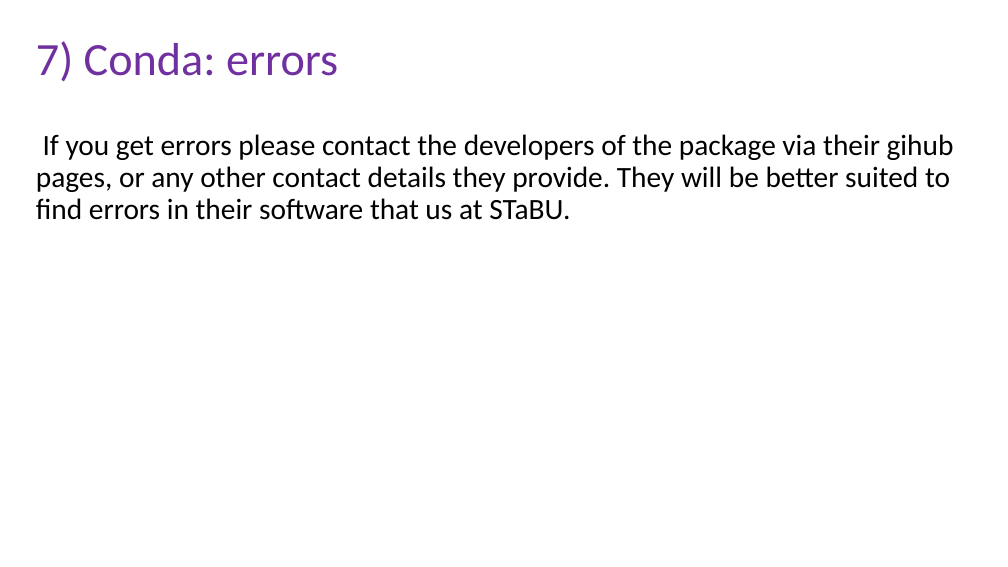
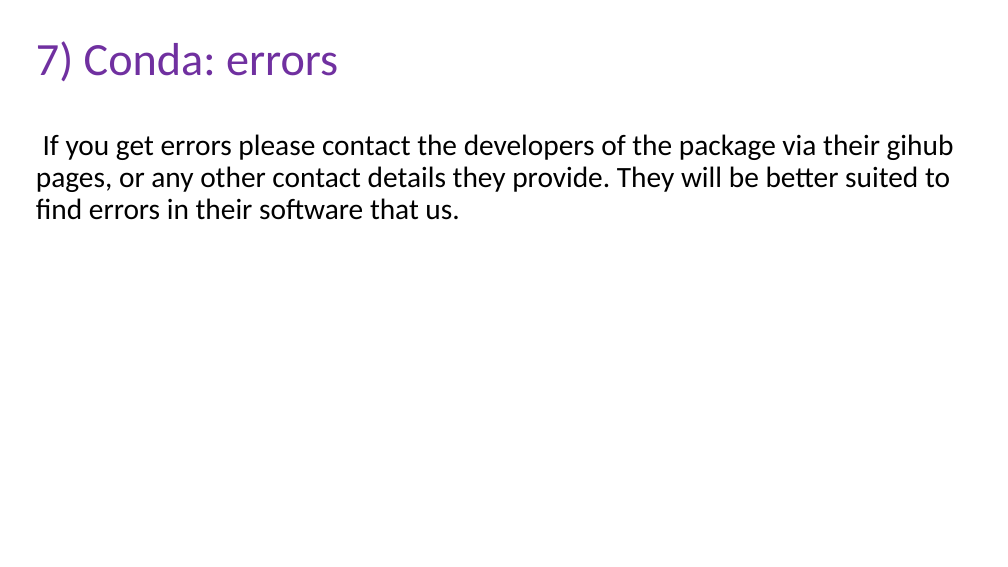
Before and after one commit to peterthorpe5/Sys_admin, a slide deck: slide 15 of cluster_course/powerpoint/7_Conda.pptx. Drawn at 1008x567 pixels with LibreOffice and Linux fonts; fonts in the diff are those of the drawing. Boxes give left, top, right and bottom in pixels: in the first picture for what was removed or moved away, otherwise in the second. Text is boxed around its words. In the diff, an @@ line names an element or a change of style, - is before the commit and + after.

```diff
--- a/cluster_course/powerpoint/7_Conda.pptx
+++ b/cluster_course/powerpoint/7_Conda.pptx
@@ text at [36,134,954,220]: text changed @@
-If you get errors please contact the developers of the package via their gihub pages, or any other contact details they provide. They will be better suited to find errors in their software that us at STaBU.
+If you get errors please contact the developers of the package via their gihub pages, or any other contact details they provide. They will be better suited to find errors in their software that us.
```
Also in this commit, not shown: 7 other slides changed, 6 other files.
